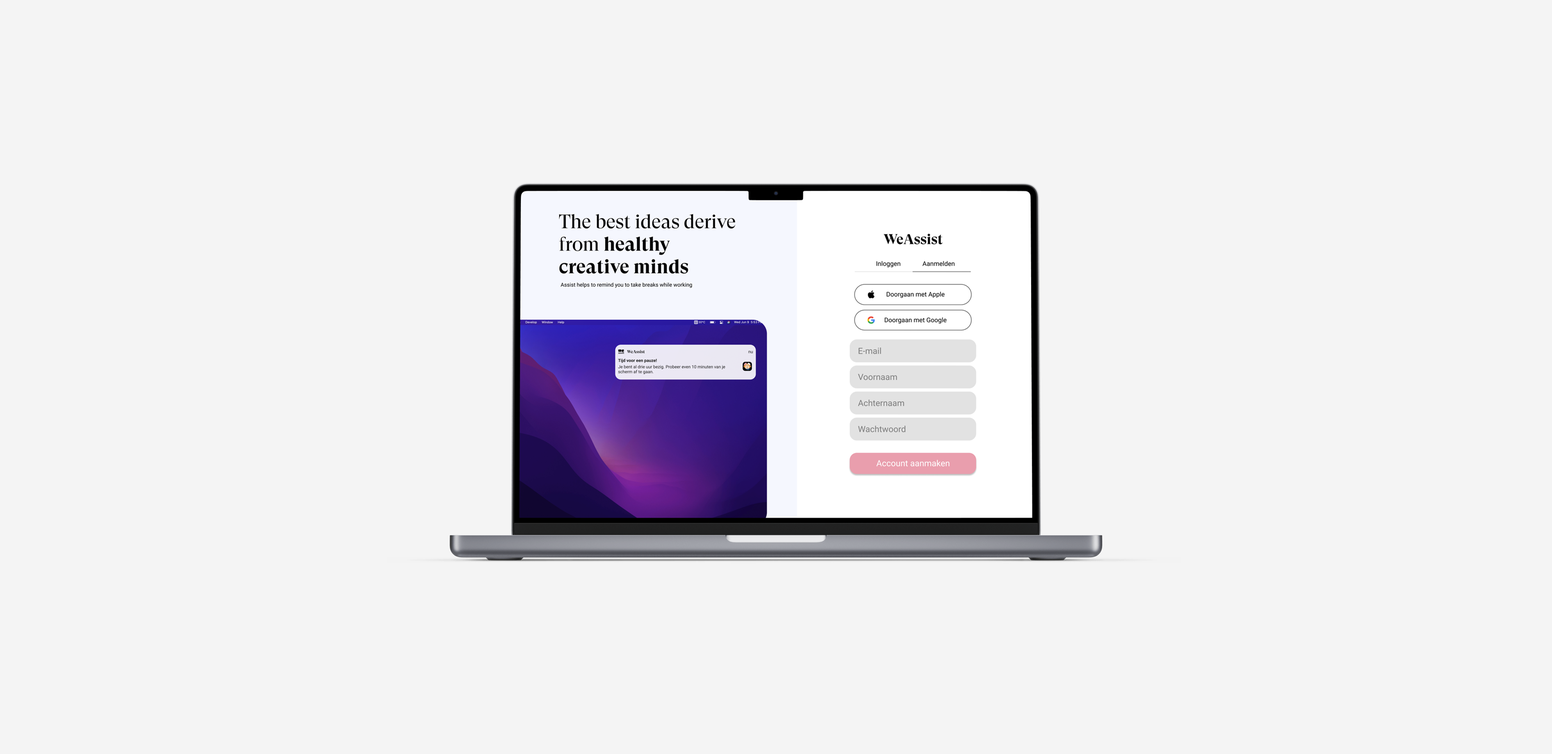
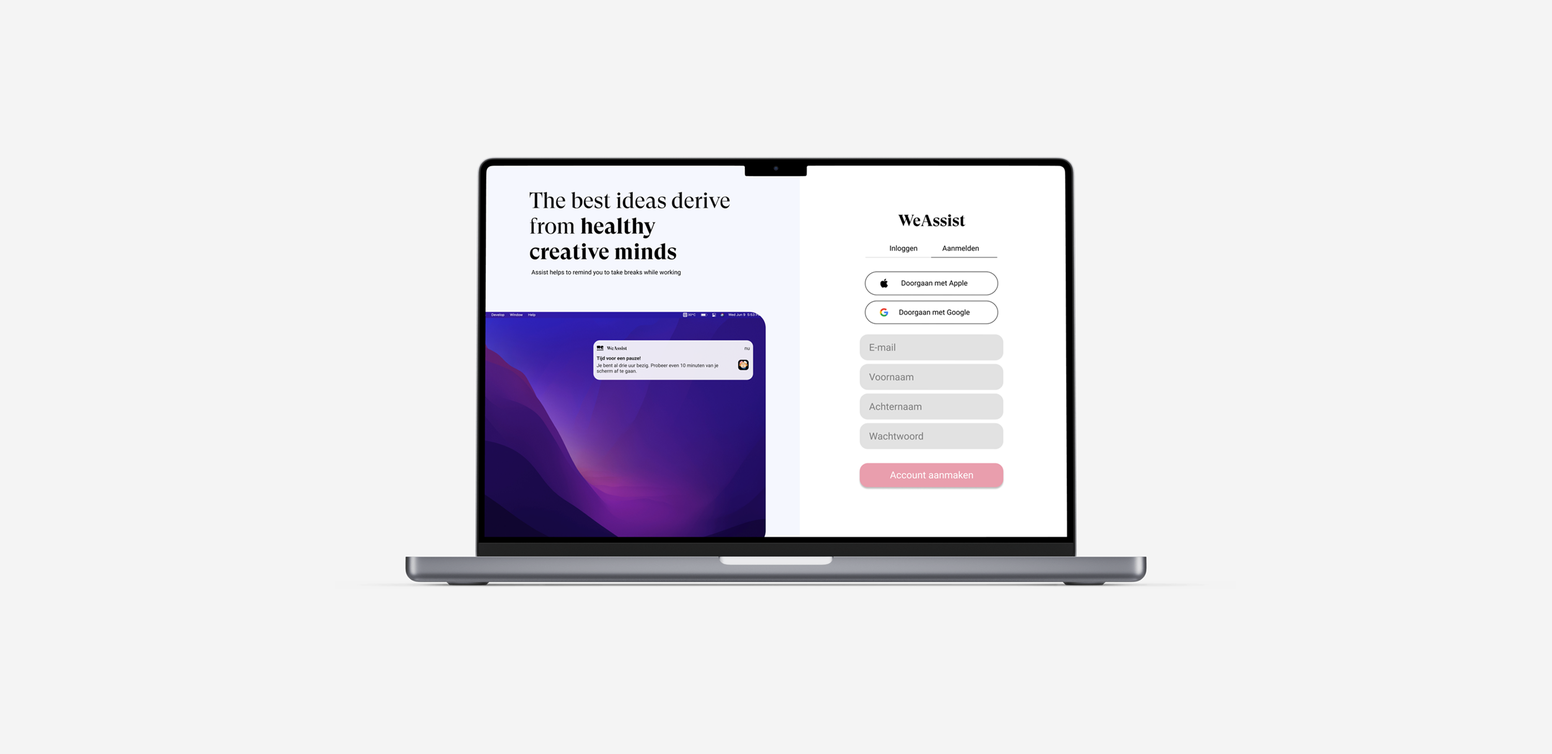
Layer changes from the first 1552px x 754px image to the second:
painted on "Laag 0" over <box>357,156,1205,588</box>
